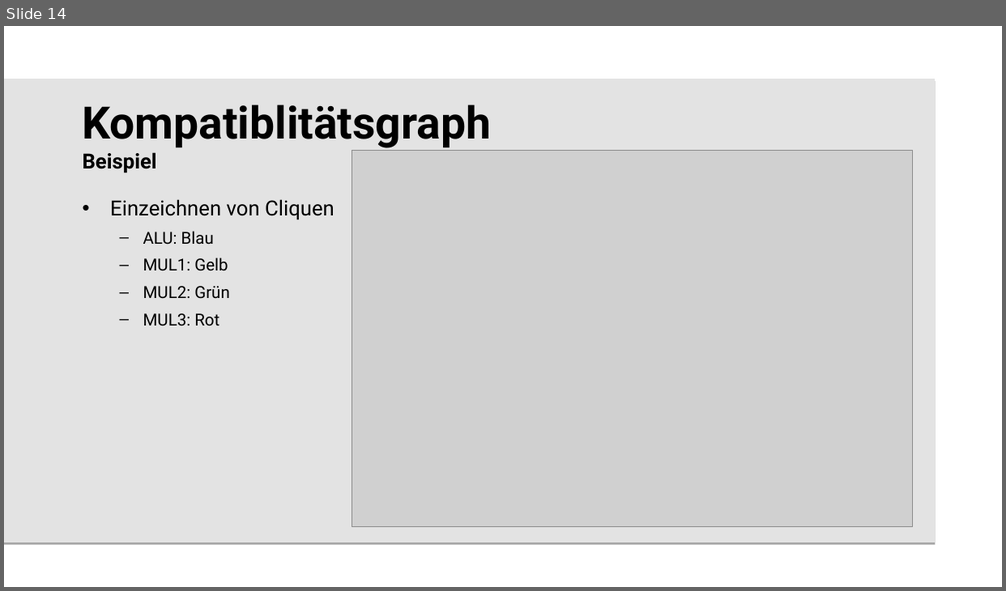
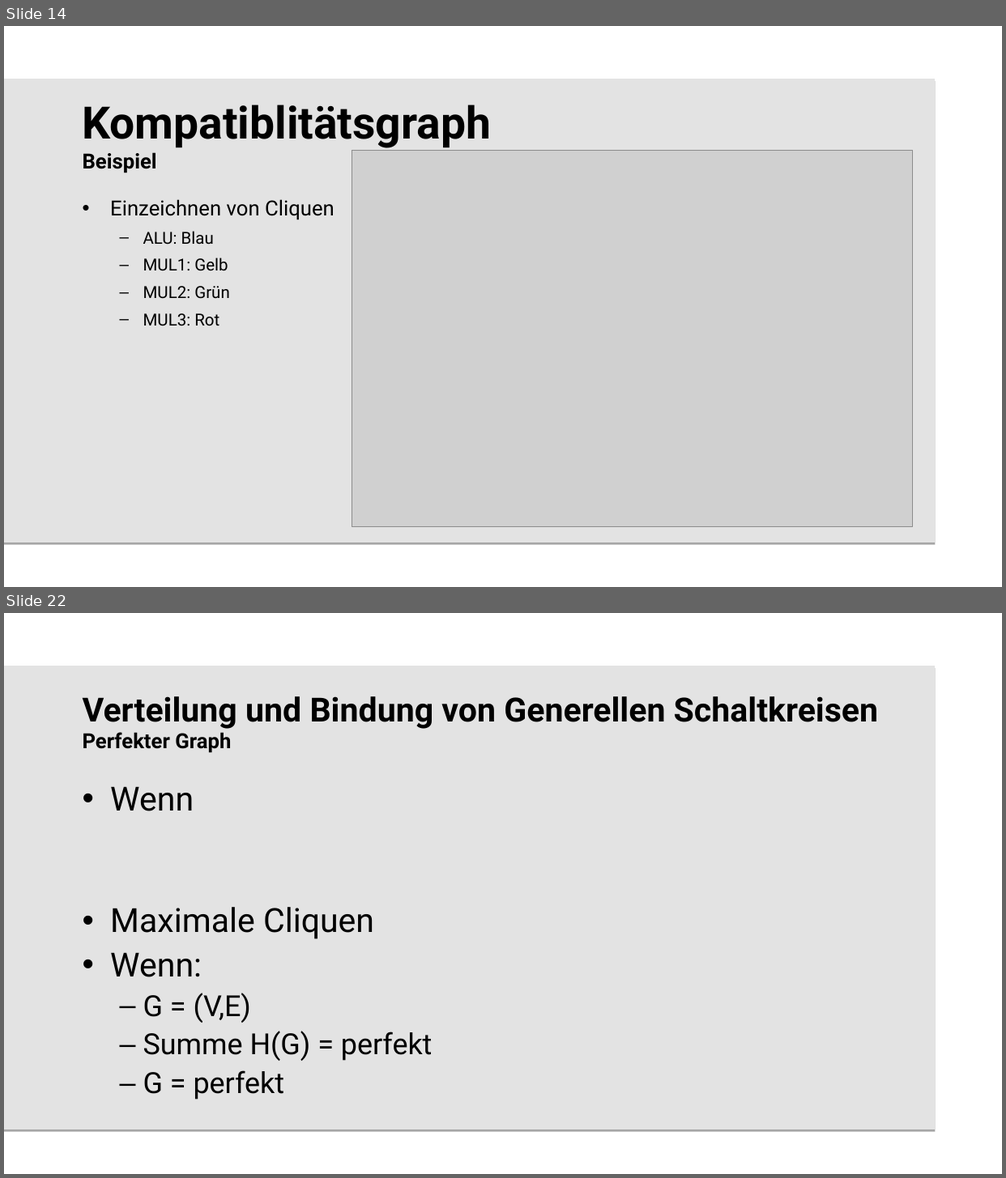
Before and after one commit to beLipinski/HW2, a slide deck: Presentation/Sharing and Binding for General Circuits.odp. Shown one above the other, each under a label of ours: slide 14 before the commit, slides 14 and 22 after it; the slides between them are not shown. The pictures are 1006x591 and 1006x1178 pixels, drawn with LibreOffice and Linux fonts; fonts in the diff are those of the drawing; grey boxes stand for pictures; background and template pictures are left out. Boxes give left, top, right and bottom in pixels: in the first picture for what was removed or moved away, otherwise in the second. Text is boxed around its words. In the diff, an @@ line names an element or a change of style, - is before the commit and + after.

```diff
--- a/Presentation/Sharing and Binding for General Circuits.odp
+++ b/Presentation/Sharing and Binding for General Circuits.odp
@@ slide 22 added at (4, 613, 1002, 1174), background #FFFFFF; not listed: 1 template element that a slide beside it also shows @@
@@ title added at (83, 696, 878, 753), 32 pt, text #000000, bold @@
+Verteilung und Bindung von Generellen Schaltkreisen
+Perfekter Graph
@@ text added at (110, 786, 432, 1100), 28 pt, text #000000 @@
+• Wenn
+• Maximale Cliquen
+• Wenn:
+  – G = (V,E)
+  – Summe H(G) = perfekt
+  – G = perfekt
```
Also in this commit, not shown: 10 slides changed, 6 other slides added.
